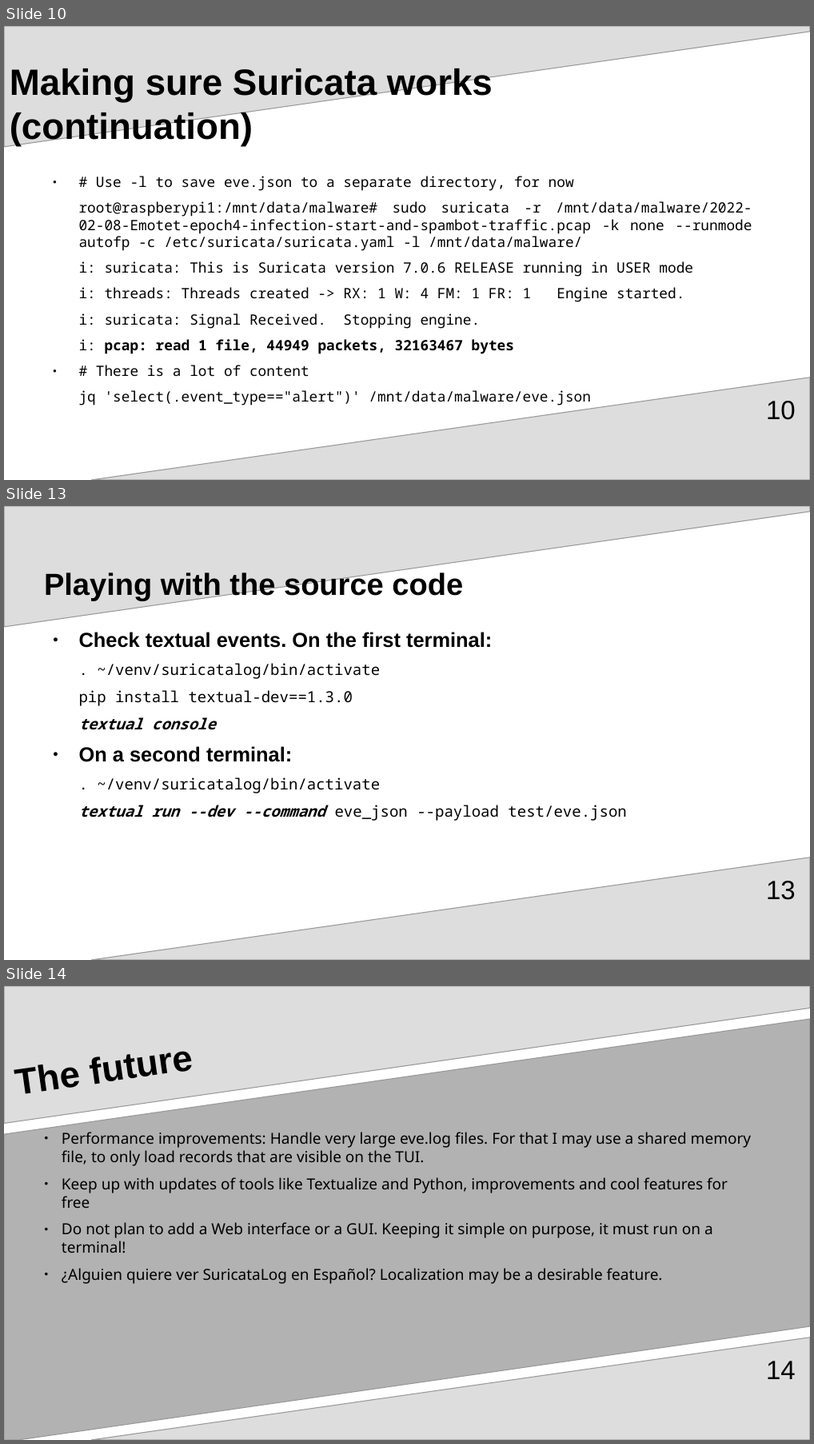
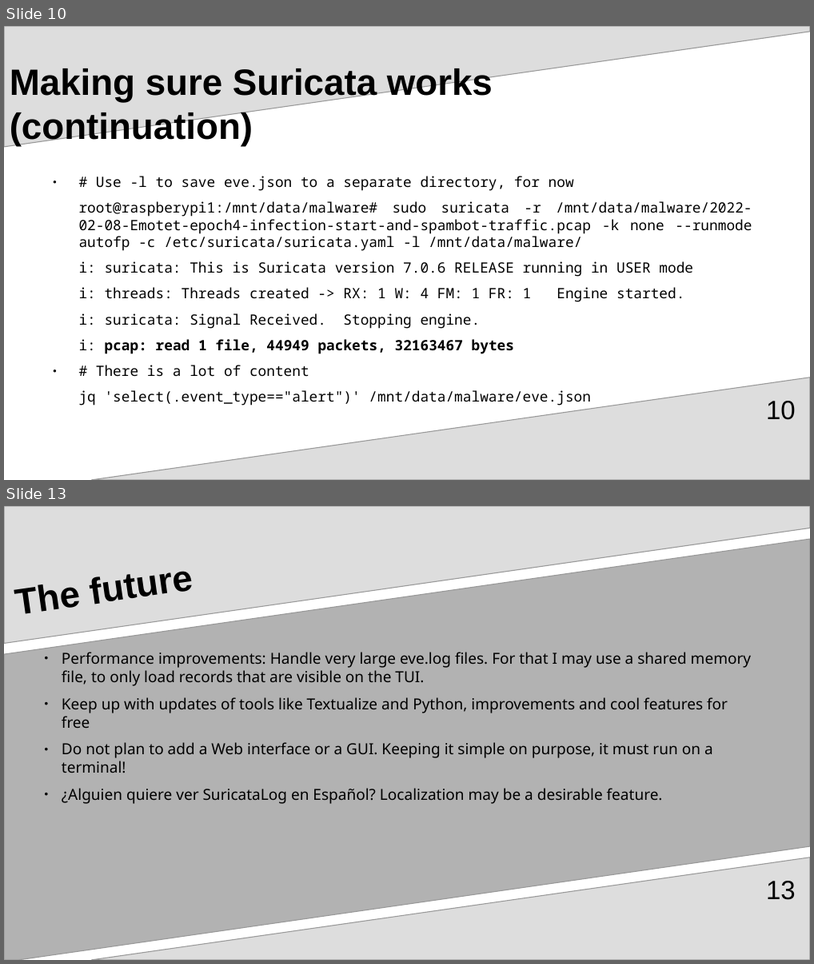
Before and after one commit to josevnz/SuricataLog, a slide deck: pre_SuriCon_2024/SuricataLog.odp. Shown one above the other, each under a label of ours: slides 10, 13 and 14 before the commit, slides 10 and 13 after it; the slides between them are not shown. The pictures are 814x1444 and 814x964 pixels, drawn with LibreOffice and Linux fonts; fonts in the diff are those of the drawing. Boxes give left, top, right and bottom in pixels: in the first picture for what was removed or moved away, otherwise in the second. Text is boxed around its words. In the diff, an @@ line names an element or a change of style, - is before the commit and + after.

```diff
--- a/pre_SuriCon_2024/SuricataLog.odp
+++ b/pre_SuriCon_2024/SuricataLog.odp
@@ slide 13 removed at bbox=[4, 506, 810, 960], background #FFFFFF; not listed: 2 template elements that a slide beside it also shows @@
@@ title removed at bbox=[44, 571, 463, 601] @@
-Playing with the source code
@@ text removed at bbox=[79, 632, 626, 820] @@
-● Check textual events. On the first terminal:
-. ~/venv/suricatalog/bin/activate
-pip install textual-dev==1.3.0
-textual console
-● On a second terminal:
-. ~/venv/suricatalog/bin/activate
-textual run --dev --command eve_json --payload test/eve.json
@@ page number removed at bbox=[766, 880, 796, 900] @@
-13
@@ what was slide 14 is now slide 13 @@
@@ page number at bbox=[766, 880, 796, 900]: text changed @@
-14
+13
```
Also in this commit, not shown: 6 slides changed.
